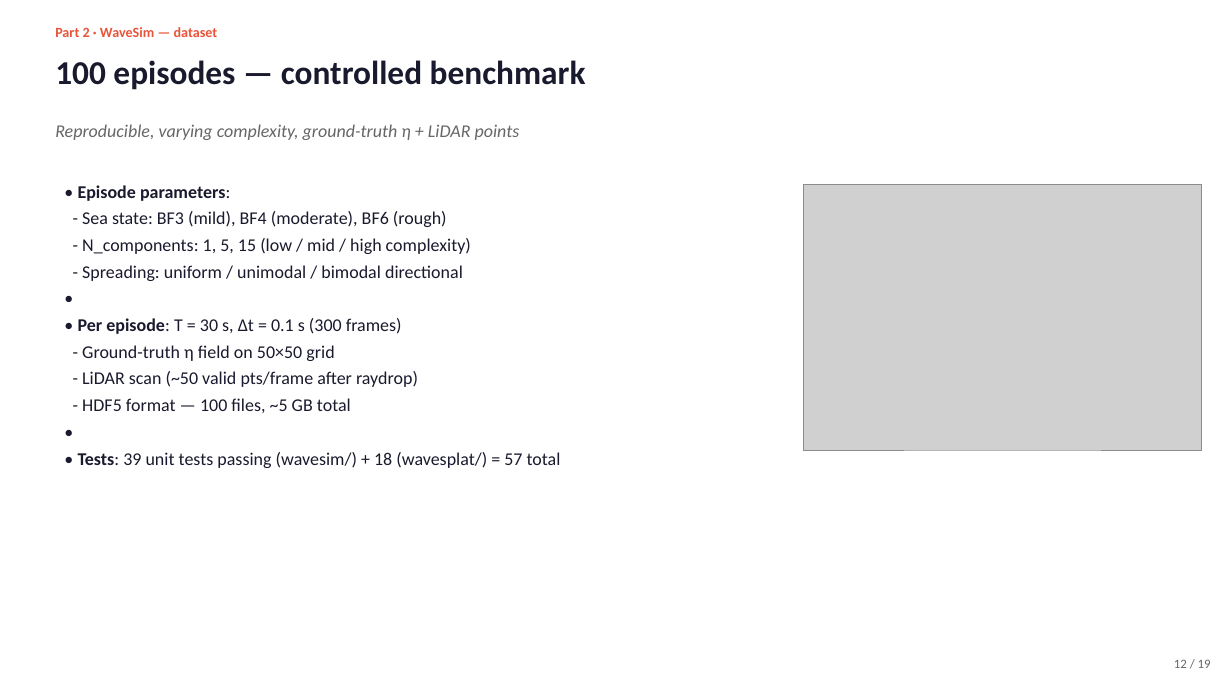
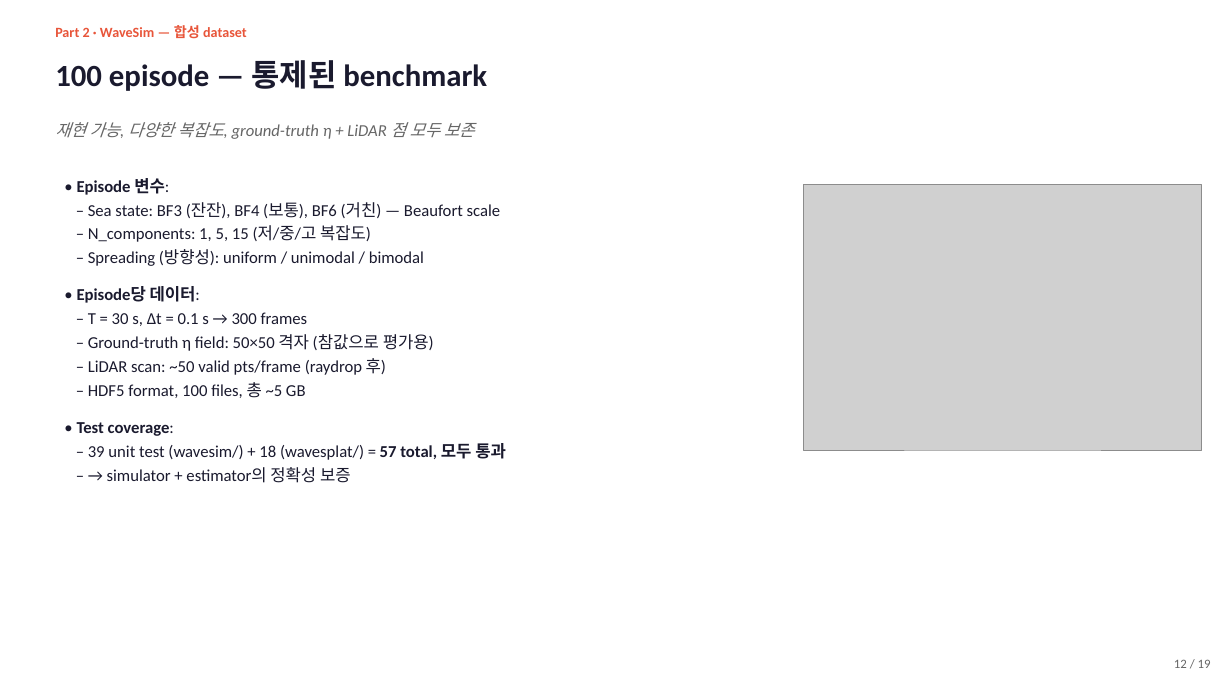
Before and after one commit to SAEYONGPARK94/wavesplat, a slide deck: slide 12 of wavesplat/docs/labmeeting_2026_05_13.pptx. Drawn at 1232x693 pixels with LibreOffice and Linux fonts; fonts in the diff are those of the drawing; grey boxes stand for pictures. Boxes give left, top, right and bottom in pixels: in the first picture for what was removed or moved away, otherwise in the second. Text is boxed around its words. In the diff, an @@ line names an element or a change of style, - is before the commit and + after.

```diff
--- a/wavesplat/docs/labmeeting_2026_05_13.pptx
+++ b/wavesplat/docs/labmeeting_2026_05_13.pptx
@@ text at (x1=55, y1=25, x2=247, y2=38): text changed @@
-Part 2 · WaveSim — dataset
+Part 2 · WaveSim — 합성 dataset
@@ text at (x1=55, y1=60, x2=487, y2=91): text changed; size 26 to 24 pt @@
-100 episodes — controlled benchmark
+100 episode — 통제된 benchmark
@@ text at (x1=55, y1=122, x2=475, y2=139): text changed; size 14 to 13 pt @@
-Reproducible, varying complexity, ground-truth η + LiDAR points
+재현 가능, 다양한 복잡도, ground-truth η + LiDAR 점 모두 보존
@@ text at (x1=77, y1=178, x2=506, y2=483): text changed; size 14 to 13 pt @@
-• Episode parameters:
-- Sea state: BF3 (mild), BF4 (moderate), BF6 (rough)
-- N_components: 1, 5, 15 (low / mid / high complexity)
-- Spreading: uniform / unimodal / bimodal directional
-•
-• Per episode: T = 30 s, Δt = 0.1 s (300 frames)
-- Ground-truth η field on 50×50 grid
-- LiDAR scan (~50 valid pts/frame after raydrop)
-- HDF5 format — 100 files, ~5 GB total
-•
-• Tests: 39 unit tests passing (wavesim/) + 18 (wavesplat/) = 57 total
+• Episode 변수:
+– Sea state: BF3 (잔잔), BF4 (보통), BF6 (거친) — Beaufort scale
+– N_components: 1, 5, 15 (저/중/고 복잡도)
+– Spreading (방향성): uniform / unimodal / bimodal
+• Episode당 데이터:
+– T = 30 s, Δt = 0.1 s → 300 frames
+– Ground-truth η field: 50×50 격자 (참값으로 평가용)
+– LiDAR scan: ~50 valid pts/frame (raydrop 후)
+– HDF5 format, 100 files, 총 ~5 GB
+• Test coverage:
+– 39 unit test (wavesim/) + 18 (wavesplat/) = 57 total, 모두 통과
+– → simulator + estimator의 정확성 보증
```
Also in this commit, not shown: 24 other slides changed, 1 slide added, 1 slide removed, 2 other files.
